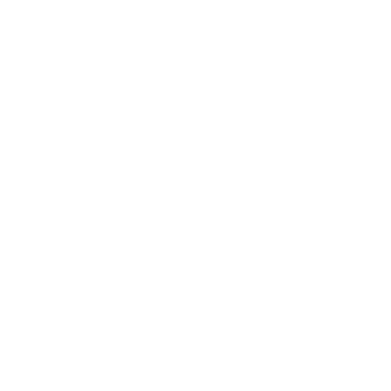
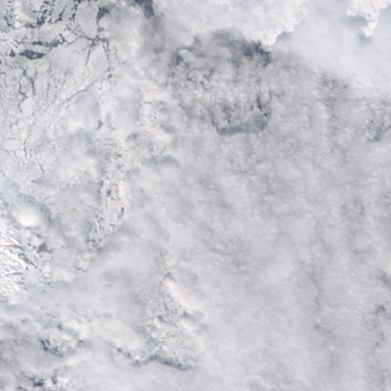
Comparing the layer stacks of the two 391 × 391 images. Changes:
added layer "301_hudson_bay_100km_20060329.terra.truecolor.250m" above "Background" over [left=0, top=0, right=391, bottom=391]
